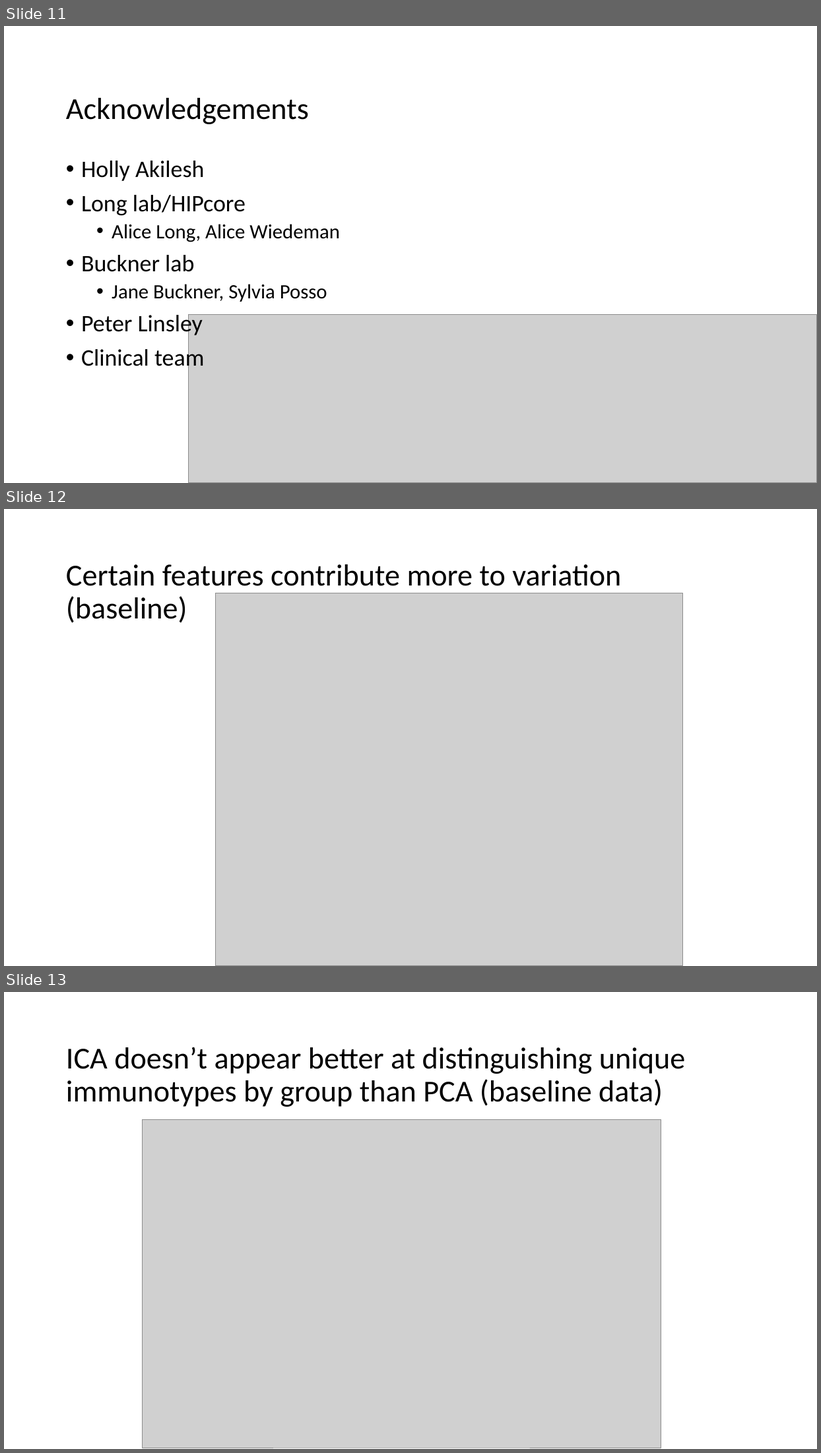
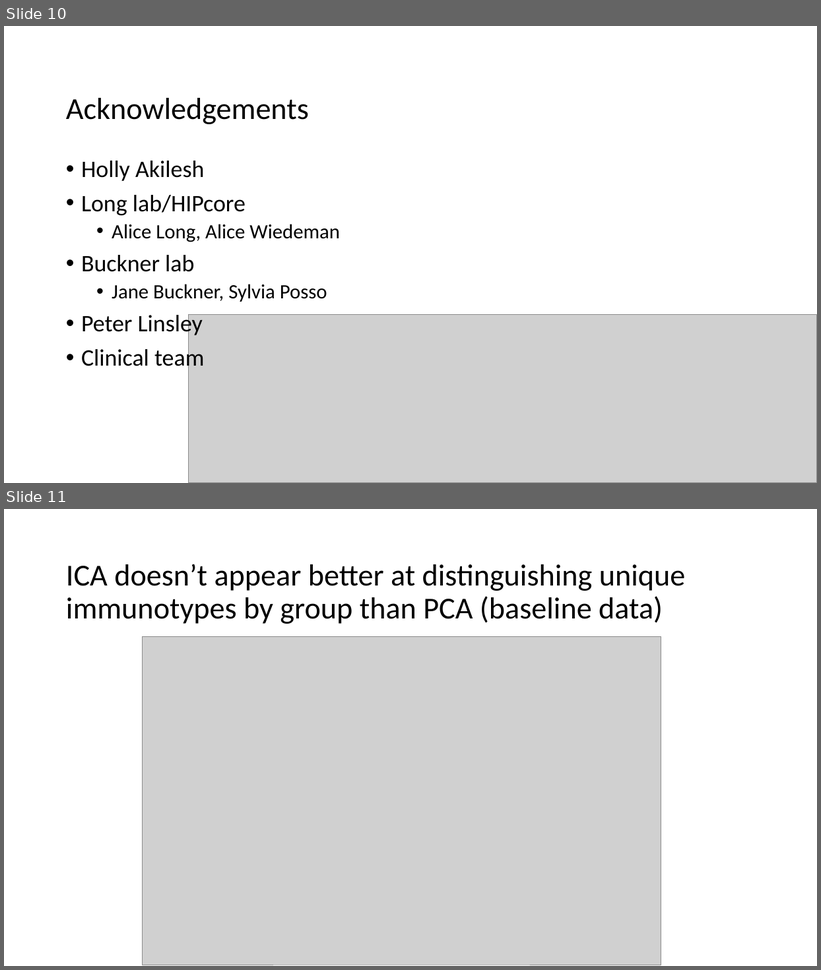
Before and after one commit to tybottorff/bottorffdocs, a slide deck: presentations/NCI_talks/2024_10_23.pptx. Shown one above the other, each under a label of ours: slides 11, 12 and 13 before the commit, slides 10 and 11 after it. The pictures are 821x1453 and 821x970 pixels, drawn with LibreOffice and Linux fonts; fonts in the diff are those of the drawing; grey boxes stand for pictures. Boxes give left, top, right and bottom in pixels: in the first picture for what was removed or moved away, otherwise in the second. Text is boxed around its words. In the diff, an @@ line names an element or a change of style, - is before the commit and + after.

```diff
--- a/presentations/NCI_talks/2024_10_23.pptx
+++ b/presentations/NCI_talks/2024_10_23.pptx
@@ slide 12 removed at box(4, 509, 817, 966), background #FFFFFF @@
@@ title removed at box(66, 564, 621, 623) @@
-Certain features contribute more to variation (baseline)
@@ picture removed at box(215, 593, 683, 966) @@
@@ what was slide 11 is now slide 10 @@
@@ what was slide 13 is now slide 11 @@
```
Also in this commit, not shown: 6 slides changed, 2 slides added, 3 other slides removed.
